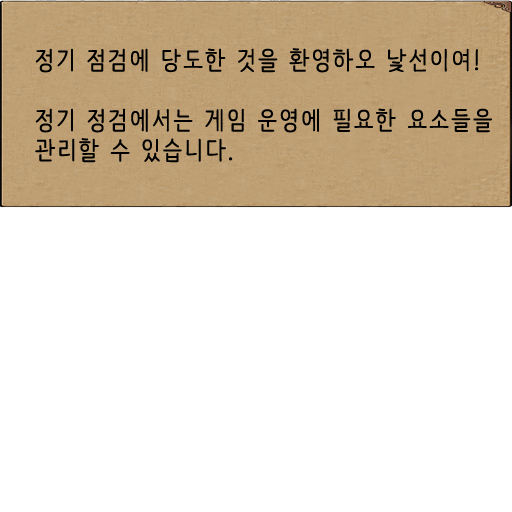
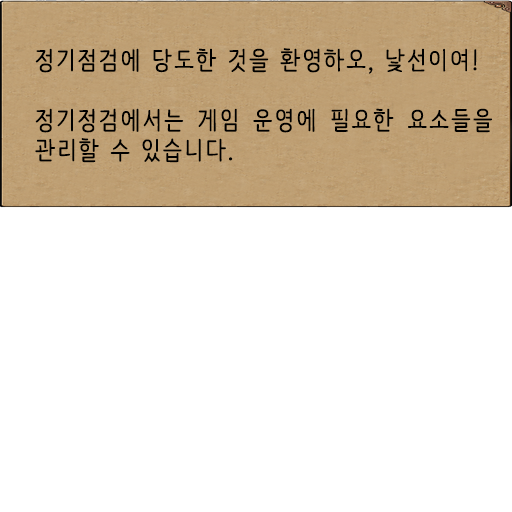
Layer changes from the first 512x512 image to the second:
renamed "정기 점검에 당도한 것을 환영하오 낯선이여! 정기 정검에서는 게임 운영에 필요한 요소들을 관리할 수 있습니다." to "정기점검에 당도한 것을 환영하오, 낯선이여! 정기정검에서는 게임 운영에 필요한 요소들을 관리할 수 있습니다.", painted on it over (35, 48, 492, 163)
